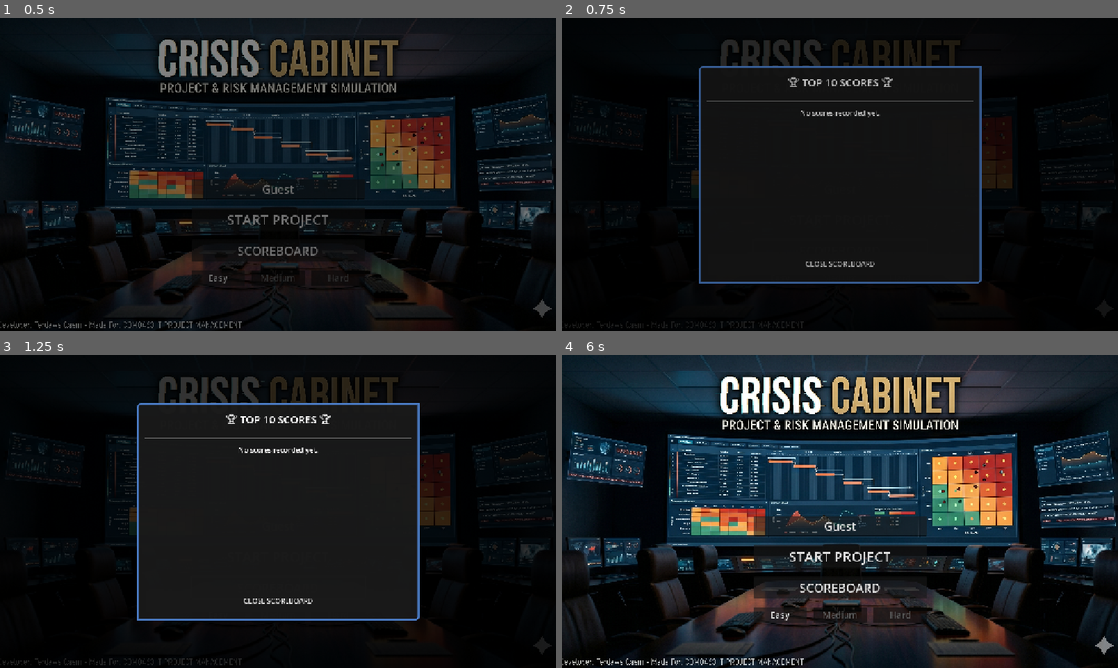
Above: before the commit, frames 1-4 (two rows, left to right).
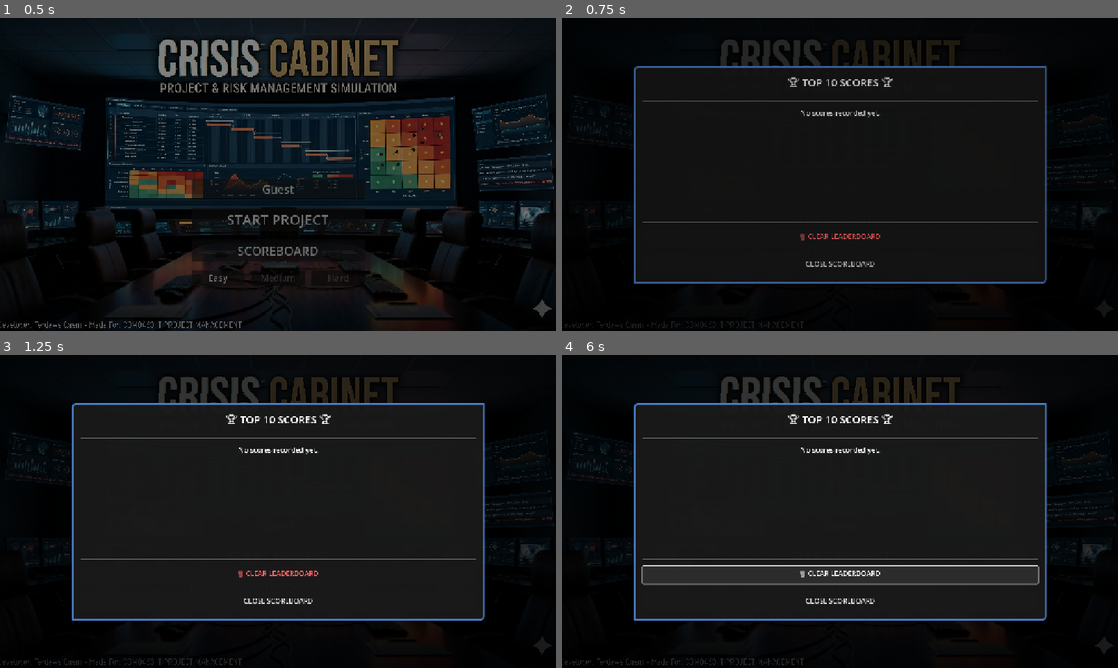
Above: after the commit, the same moments.

Repository: Ferdaws-c/Crisis-cabinet
Game: Godot game, scene res://scenes/ui/MainMenu.tscn
The game is run twice, just before and just after one commit, with the same random seed, the same clock (stepped at 60 frames per second) and the same inputs.
Inputs:
- Up to frame 1 (0.5 s): no input
- Up to frame 2 (0.75 s): click "SCOREBOARD" at 0.5 s
- Up to frame 3 (1.25 s): no input
- Up to frame 4 (6 s): click "Medium" at 1.25 s; click "START PROJECT" at 2 s; click "START PROJECT" at 2.75 s; click "Easy" at 3.5 s; click "Easy" at 4.25 s; click "Hard" at 5 s; click "CLOSE SCOREBOARD" (after the commit: "🗑 CLEAR LEADERBOARD") at 5.75 s

Frame 1 is identical in both runs. In frame 2, 1.8% of the frame differs, in the area x 12-88%, y 15-85%; in frame 3, 3.0%; in frame 4, 63%, in the area x 0-100%, y 0-100%.

Commit message:
Patch V2.2
V2.2
1. Fixed the score board.
2. Randomizing the appearance of each scenario.
3. fix the Json File
4.fixed bit and bobs here and there

Diff:
--- a/autoloads/GameManager.gd
+++ b/autoloads/GameManager.gd
@@ -24,6 +24,7 @@
 var has_read_info: bool = false
 var has_saved_score: bool = false
 var decision_log: Array = []
+var total_play_time: float = 0.0
 
 # JSON Data
 var scenarios: Array = []
@@ -74,7 +75,18 @@
 	is_movement_paused = false
 	has_read_info = false
 	has_saved_score = false
-	emit_signal("state_changed")
+	total_play_time = 0.0
+
+	stats_tiger = {"c": 0, "t": 0}
+	stats_alligator = {"c": 0, "t": 0}
+	stats_puppy = {"c": 0, "t": 0}
+	stats_kitten = {"c": 0, "t": 0}
+
+	emit_signal("state_changed")
+
+func _process(delta: float) -> void:
+	if not is_movement_paused and not game_over and current_phase != "Finished":
+		total_play_time += delta
 
 func load_scenarios() -> void:
 	var file_path = "res://gppt_crisis_cabinet_v2.json"
@@ -135,24 +147,23 @@
 	streak = 0
 	emit_signal("state_changed")
 
-func mark_scenario_complete() -> void:
+func mark_scenario_complete(passed: bool = true) -> void:
 	scenarios_completed += 1
 
-	var base_xp = 50
-	if current_difficulty == "Easy":
-		base_xp = 165
-	elif current_difficulty == "Medium":
-		base_xp = 85
-
-	# Award XP based on streak (base XP + 10% extra per streak point)
-	var streak_multiplier = 1.0 + (streak * 0.1)
-	xp_score += int(base_xp * streak_multiplier)
+	if passed:
+		var base_xp = 110
+
+		# Award XP based on streak (base XP + 10% extra per streak point)
+		var streak_multiplier = 1.0 + (streak * 0.1)
+		xp_score += int(base_xp * streak_multiplier)
 
 	var max_s = 12
 	if current_difficulty == "Easy": max_s = 4
 	elif current_difficulty == "Medium": max_s = 8
 
-	if scenarios_completed >= max_s * 0.75:
+	if scenarios_completed >= max_s:
+		current_phase = "Finished"
+	elif scenarios_completed >= max_s * 0.75:
 		current_phase = "Closing"
 	elif scenarios_completed >= max_s * 0.50:
 		current_phase = "Monitoring"
@@ -199,12 +210,16 @@
 	if has_saved_score: return
 	has_saved_score = true
 	var scores = get_high_scores()
+
+	var composite_score = point_score + int(budget / 10.0) + xp_score - int(total_play_time * 5)
+
 	scores.append({
 		"name": current_player_name,
 		"diff": current_difficulty,
-		"score": point_score,
+		"score": composite_score,
 		"budget": budget,
-		"xp": xp_score
+		"xp": xp_score,
+		"time": total_play_time
 	})
 	# Sort descending by score
 	scores.sort_custom(func(a, b): return a["score"] > b["score"])
--- a/scenes/environment/RiskRoom.gd
+++ b/scenes/environment/RiskRoom.gd
@@ -18,17 +18,25 @@
 }
 
 func _ready() -> void:
+	var active_count = 3
 	if GameManager.current_difficulty == "Easy":
-		if alligator_pad:
-			alligator_pad.queue_free()
-			alligator_pad = null
-		if puppy_pad:
-			puppy_pad.queue_free()
-			puppy_pad = null
+		active_count = 1
 	elif GameManager.current_difficulty == "Medium":
-		if puppy_pad:
-			puppy_pad.queue_free()
-			puppy_pad = null
+		active_count = 2
+
+	var pads = []
+	if is_instance_valid(tiger_pad): pads.append(tiger_pad)
+	if is_instance_valid(alligator_pad): pads.append(alligator_pad)
+	if is_instance_valid(puppy_pad): pads.append(puppy_pad)
+
+	pads.shuffle()
+
+	for i in range(active_count, pads.size()):
+		var p = pads[i]
+		if p == tiger_pad: tiger_pad = null
+		elif p == alligator_pad: alligator_pad = null
+		elif p == puppy_pad: puppy_pad = null
+		p.queue_free()
 
 	# Prevent crashes if the user deletes a pad from the scene
 	if is_instance_valid(tiger_pad): tiger_pad.connect("pad_confirmed", Callable(self, "_on_pad_confirmed"))
--- a/scenes/environment/RoomDoor.gd
+++ b/scenes/environment/RoomDoor.gd
@@ -24,11 +24,13 @@
 func _check_phase() -> void:
 	if is_unlocked: return
 
-	var phase_map = {"Executing": 1, "Monitoring": 2, "Closing": 3}
+	var phase_map = {"Executing": 1, "Monitoring": 2, "Closing": 3, "Finished": 4}
 	var current_phase_level = phase_map.get(GameManager.current_phase, 0)
 
 	var required_phase_level = 1
-	if required_xp >= 495:
+	if required_xp >= 500:
+		required_phase_level = 4
+	elif required_xp >= 495:
 		required_phase_level = 3
 	elif required_xp >= 330:
 		required_phase_level = 2
--- a/scenes/ui/MainMenu.gd
+++ b/scenes/ui/MainMenu.gd
@@ -91,7 +91,7 @@
 	center.set_anchors_and_offsets_preset(Control.PRESET_FULL_RECT)
 
 	var panel = PanelContainer.new()
-	panel.custom_minimum_size = Vector2(650, 500)
+	panel.custom_minimum_size = Vector2(950, 500)
 
 	var style = StyleBoxFlat.new()
 	style.bg_color = Color(0.1, 0.1, 0.1, 0.95)
@@ -124,6 +124,18 @@
 
 	vbox.add_child(HSeparator.new())
 
+	var clear_btn = Button.new()
+	clear_btn.text = "🗑 CLEAR LEADERBOARD"
+	clear_btn.custom_minimum_size = Vector2(0, 40)
+	clear_btn.add_theme_color_override("font_color", Color(1.0, 0.4, 0.4))
+	clear_btn.pressed.connect(func():
+		var f = FileAccess.open("user://scoreboard.json", FileAccess.WRITE)
+		f.store_string("[]")
+		f.close()
+		_on_scoreboard_pressed()
+	)
+	vbox.add_child(clear_btn)
+
 	var close_btn = Button.new()
 	close_btn.text = "CLOSE SCOREBOARD"
 	close_btn.custom_minimum_size = Vector2(0, 50)
@@ -153,9 +165,16 @@
 				var l = RichTextLabel.new()
 				l.bbcode_enabled = true
 				l.fit_content = true
-				l.text = "[b]#%d %s[/b] [%s] - Score: %s | Budget: $%s | XP: %s" % [
+				l.autowrap_mode = TextServer.AUTOWRAP_OFF
+
+				var time_val = s.get("time", 0.0)
+				var mins = int(time_val / 60.0)
+				var secs = int(time_val) % 60
+				var time_str = "%02d:%02d" % [mins, secs]
+
+				l.text = "[b]#%d %s[/b] [%s] - Comp Score: %s | Time: %s | Budget: $%s | XP: %s" % [
 					i+1, s.get("name", "Unknown"), s.get("diff", "Easy"), str(s.get("score", 0)),
-					str(s.get("budget", 0)), str(s.get("xp", 0))
+					time_str, str(s.get("budget", 0)), str(s.get("xp", 0))
 				]
 				list.add_child(l)
 				list.add_child(HSeparator.new())
--- a/scenes/ui/PerformanceReview.gd
+++ b/scenes/ui/PerformanceReview.gd
@@ -23,6 +23,17 @@
 	var main_vbox = VBoxContainer.new()
 	main_vbox.add_theme_constant_override("separation", 30)
 	main_margin.add_child(main_vbox)
+
+	var total_time = GameManager.total_play_time
+	var mins = int(total_time / 60.0)
+	var secs = int(total_time) % 60
+
+	var header_lbl = Label.new()
+	header_lbl.text = "MISSION ACCOMPLISHED — CLEAR TIME: %02d:%02d" % [mins, secs]
+	header_lbl.horizontal_alignment = HORIZONTAL_ALIGNMENT_CENTER
+	header_lbl.add_theme_font_size_override("font_size", 28)
+	header_lbl.add_theme_color_override("font_color", Color(0.3, 0.9, 0.4))
+	main_vbox.add_child(header_lbl)
 
 	# === TOP ROW: Tusler Grid | PMBOK Block ===
 	var top_hbox = HBoxContainer.new()
--- a/scenes/ui/ScenarioPopup.gd
+++ b/scenes/ui/ScenarioPopup.gd
@@ -169,7 +169,10 @@
 	self.visible = true
 
 	if title_label and current_scenario.has("title"):
-		title_label.text = current_scenario["title"]
+		var raw_title = current_scenario["title"]
+		if " — " in raw_title:
+			raw_title = raw_title.split(" — ", false, 1)[1]
+		title_label.text = raw_title
 
 	# Initialize structured local logging
 	current_log = {
@@ -185,15 +188,8 @@
 	if impact_val: impact_val.text = current_scenario.get("impact", "N/A") + " / max 20 Days"
 	if urgency_val: urgency_val.text = current_scenario.get("urgency", "N/A")
 
-	# Determine severity badge from title
-	var sev = "CRITICAL" if "Tiger" in current_scenario.get("title","") else \
-			  "HIGH"     if "Alligator" in current_scenario.get("title","") else \
-			  "MEDIUM"   if "Puppy" in current_scenario.get("title","") else "LOW"
 	if alert_badge:
-		alert_badge.text = "⚠  " + sev + " RISK"
-		var badge_colors = {"CRITICAL":Color(0.9,0.1,0.1),"HIGH":Color(0.9,0.5,0.1),
-							"MEDIUM":Color(0.2,0.5,0.9),"LOW":Color(0.2,0.7,0.2)}
-		alert_badge.add_theme_color_override("font_color", badge_colors.get(sev, Color.WHITE))
+		alert_badge.hide()
 
 	# Fade in
 	if popup_panel:
@@ -244,6 +240,7 @@
 		_start_classification()
 	)
 	mitigation_container.add_child(btn)
+	btn.grab_focus.call_deferred()
 
 # ── Step 1: Tusler Classification Mini-game ───
 func _start_classification() -> void:
@@ -265,6 +262,8 @@
 		_style_tile(btn, meta["color"])
 		btn.pressed.connect(_on_classification_selected.bind(cat))
 		tusler_grid.add_child(btn)
+		if cat == order[0]:
+			btn.grab_focus.call_deferred()
 
 # ── Step 2: PMBOK Strategy ────────────────────
 func _start_strategy() -> void:
@@ -295,6 +294,8 @@
 			_style_tile(btn, s["color"])
 		btn.pressed.connect(_on_strategy_selected.bind(s["name"]))
 		strategy_container.add_child(btn)
+		if s == strategies[0]:
+			btn.grab_focus.call_deferred()
 
 # ── Step 3: Specific Mitigation ───────────────
 func _start_mitigation() -> void:
@@ -325,6 +326,8 @@
 		_style_tile(btn, Color(0.20, 0.35, 0.55)) # Neutral blue for all options
 		btn.pressed.connect(_on_mitigation_selected.bind(is_correct, opt))
 		mitigation_container.add_child(btn)
+		if opt == options[0]:
+			btn.grab_focus.call_deferred()
 
 # ── Callbacks ─────────────────────────────────
 func _on_classification_selected(cat: String) -> void:
@@ -419,6 +422,7 @@
 		_style_tile(btn, Color(0.2, 0.4, 0.8))
 		btn.pressed.connect(_on_intermediate_continue)
 		feedback_container.add_child(btn)
+		btn.grab_focus.call_deferred()
 
 func _on_intermediate_continue() -> void:
 	if next_callback == "_start_strategy":
@@ -453,6 +457,7 @@
 		_style_tile(btn, Color(0.2, 0.4, 0.8))
 		btn.pressed.connect(_scenario_done)
 		feedback_container.add_child(btn)
+		btn.grab_focus.call_deferred()
 
 func _scenario_done() -> void:
 	if popup_panel:
@@ -460,7 +465,8 @@
 		tw.tween_property(popup_panel, "modulate:a", 0.0, 0.4)
 		await tw.finished
 	self.visible = false
-	GameManager.mark_scenario_complete()
+	var passed = current_log.mitigate == true
+	GameManager.mark_scenario_complete(passed)
 	GameManager.is_movement_paused = false
 	emit_signal("scenario_completed")
 
Not shown, changed: export_presets.cfg
Not shown, changed: scenes/levels/MainFacility.tscn
Not shown: 1 places in scenes/ui/PerformanceReview.tscn that only renumber resources
